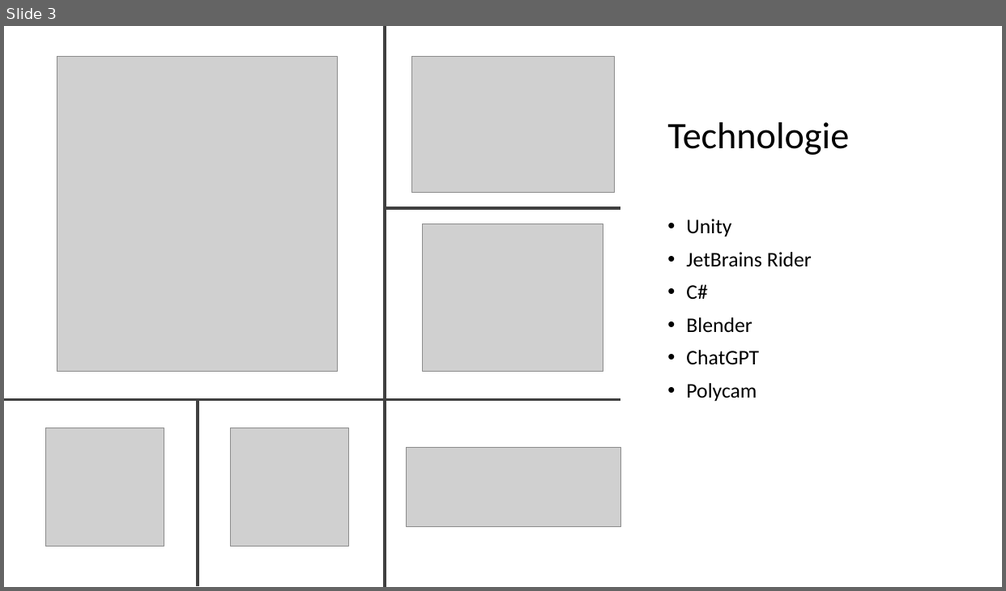
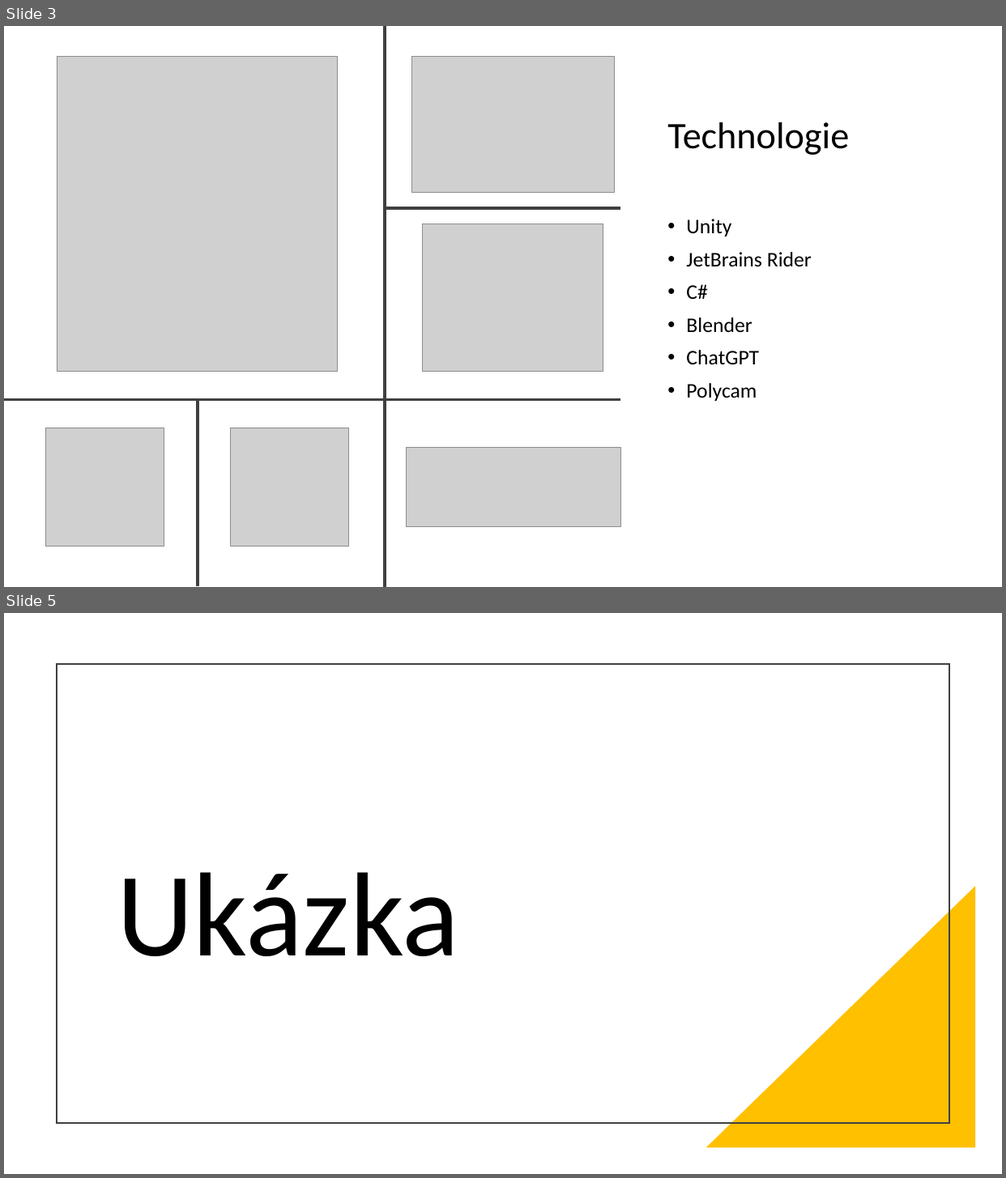
Before and after one commit to honzanugeta/VietnamecSimulator, a slide deck: VietnamecSimulator.pptx. Shown one above the other, each under a label of ours: slide 3 before the commit, slides 3 and 5 after it; the slides between them are not shown. The pictures are 1006x591 and 1006x1178 pixels, drawn with LibreOffice and Linux fonts; fonts in the diff are those of the drawing; grey boxes stand for pictures. Boxes give left, top, right and bottom in pixels: in the first picture for what was removed or moved away, otherwise in the second. Text is boxed around its words. In the diff, an @@ line names an element or a change of style, - is before the commit and + after.

```diff
--- a/VietnamecSimulator.pptx
+++ b/VietnamecSimulator.pptx
@@ slide 5 added at (x1=4, y1=613, x2=1002, y2=1174), background #FFFFFF @@
@@ rectangle added at (x1=57, y1=664, x2=949, y2=1122), outline #404040 1.5 pt @@
@@ title added at (x1=117, y1=872, x2=459, y2=956), 115 pt, text #000000 @@
+Ukázka
@@ right triangle added at (x1=706, y1=886, x2=976, y2=1148), fill #FFC000 @@
```
Also in this commit, not shown: 1 slide changed, 3 other slides added, 1 slide removed, 36 other files.
